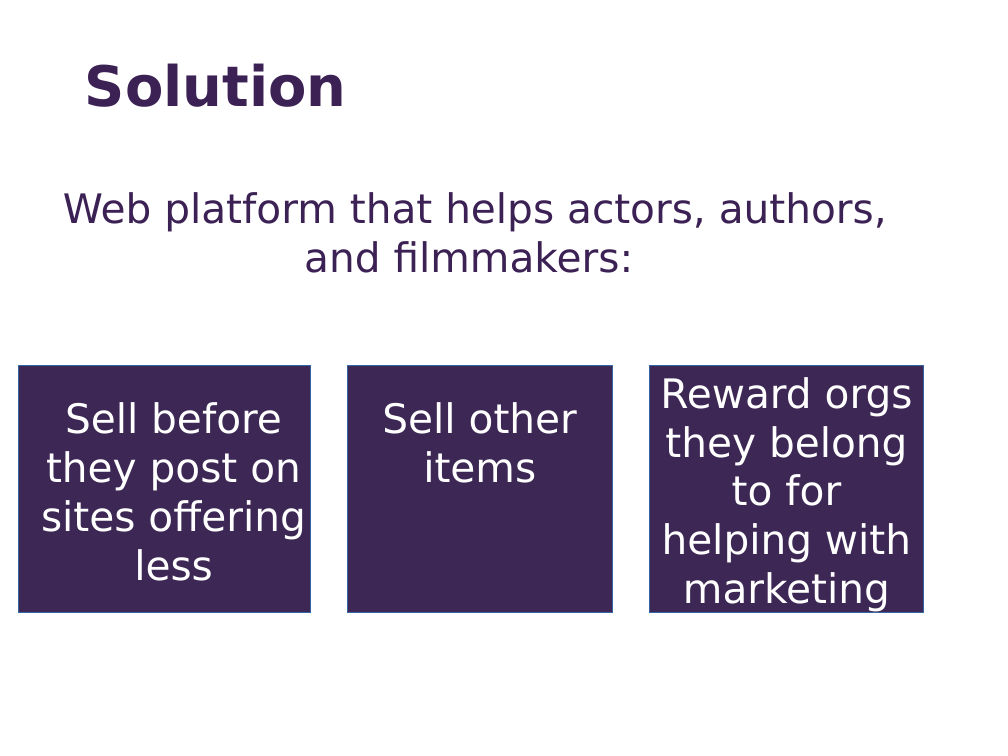
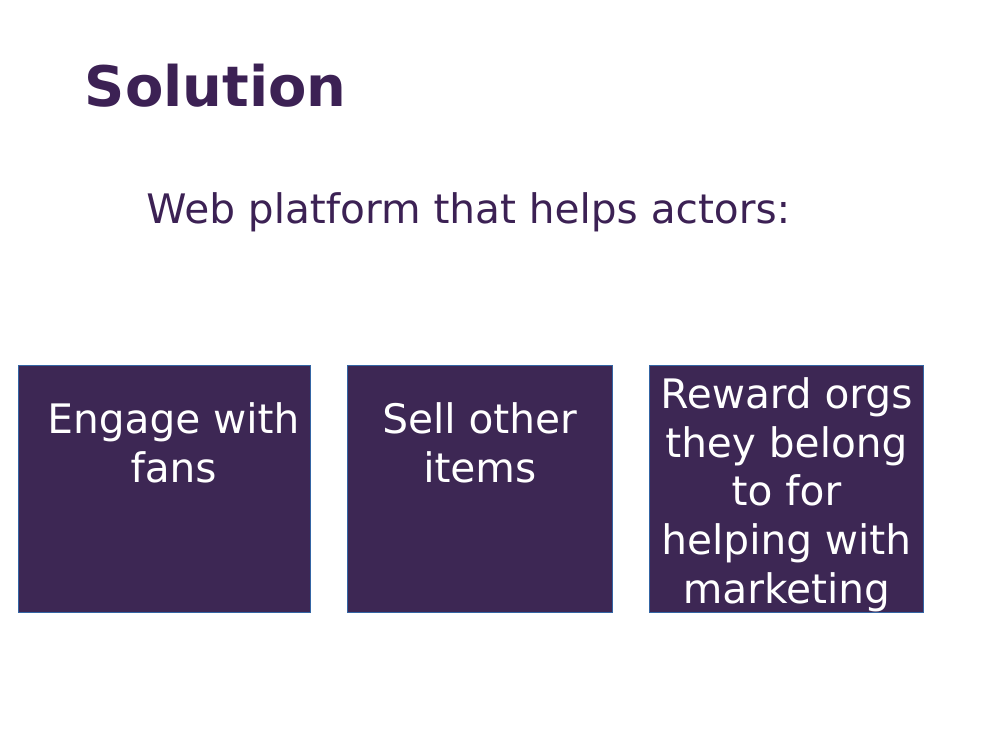
Before and after one commit to ece106/tomatocan, a slide deck: slide 3 of public/marketingSlides.pptx. Drawn at 1008x756 pixels with LibreOffice and Linux fonts; fonts in the diff are those of the drawing. Boxes give left, top, right and bottom in pixels: in the first picture for what was removed or moved away, otherwise in the second. Text is boxed around its words. In the diff, an @@ line names an element or a change of style, - is before the commit and + after.

```diff
--- a/public/marketingSlides.pptx
+++ b/public/marketingSlides.pptx
@@ text at box(146, 192, 791, 232): text changed @@
-Web platform that helps actors, authors, and filmmakers:
+Web platform that helps actors:
@@ text at box(47, 402, 299, 483): text changed @@
-Sell before they post on sites offering less
+Engage with fans
```
Also in this commit, not shown: 11 other slides changed, 6 other files.
